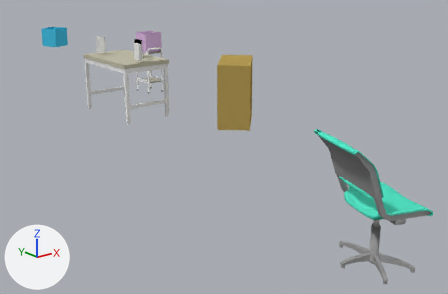
A saved change to the Blender file data/props/objects.blend.
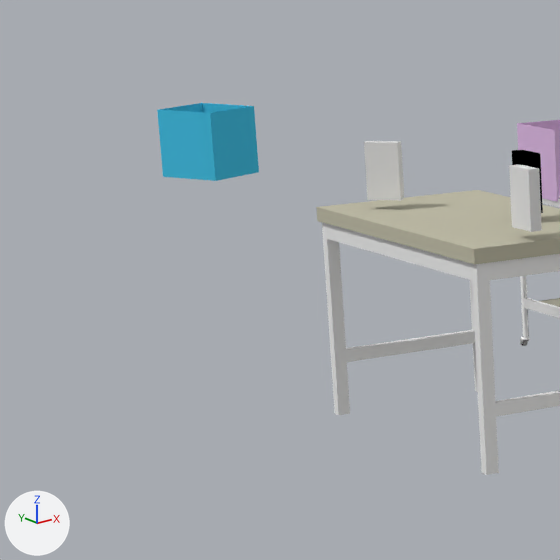
Each version is shown whole from a 50 mm camera at (0.32, -10.68, 2.06) aimed at (4.65, -5.26, -0.11), then close up on the part from 0% to 33% of the width and 0% to 50% of the height. Arrows for +X, +Y and +Z are at lower left; the lights stay in place.

The first close-up shows 'BlueToyTrashbin_mesh', 'BoxStand', 'GreyVideotape_mesh', 'PinkToyTrashbin_mesh', 'SmallTable_mesh', 'WhiteVideotape_mesh'.
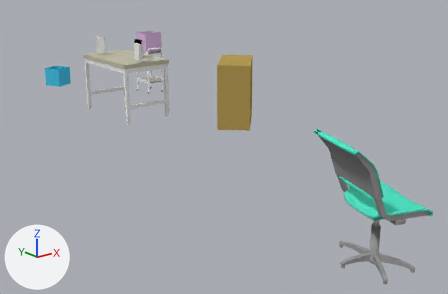
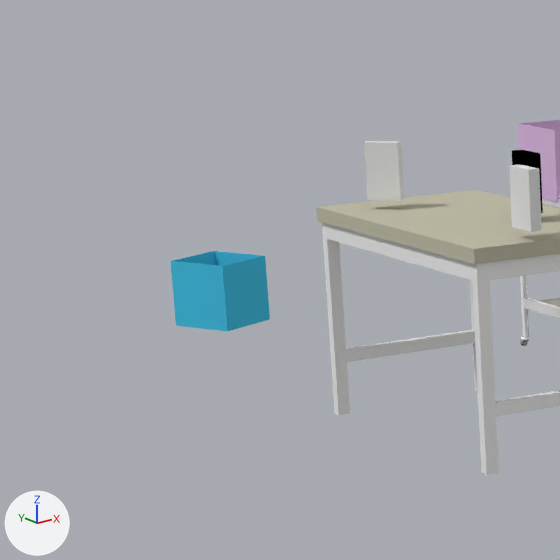
Where the change shows, as pixel boxes (x1, y1, x2, y2) in the close-ups (560 x 560 px):
'BlueToyTrashbin_mesh', moved: before (157, 103, 259, 181); after (170, 251, 270, 331)

Patch to the scene script:
```diff
--- a/data/props/objects.blend.py
+++ b/data/props/objects.blend.py
@@ ob_bluetoytrashbin_mesh @@
 ob_bluetoytrashbin_mesh = bpy.data.objects.new('BlueToyTrashbin_mesh', me_cube_027)
-ob_bluetoytrashbin_mesh.location = (4.457, -1.181, 0.772)
+ob_bluetoytrashbin_mesh.location = (4.457, -1.181, 0.139)
 ob_bluetoytrashbin_mesh.rotation_euler = (0.0, 0.0, 3.593)  # degrees (0, 0, 206)
```
